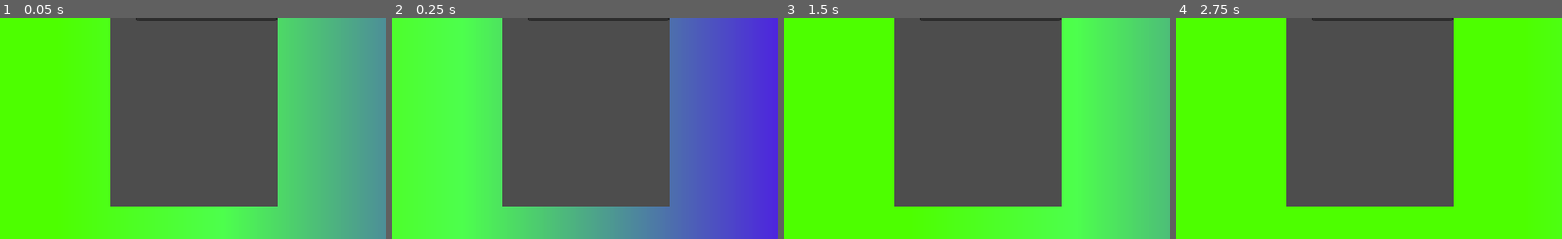
Above: before the commit, frames 1-4 (left to right).
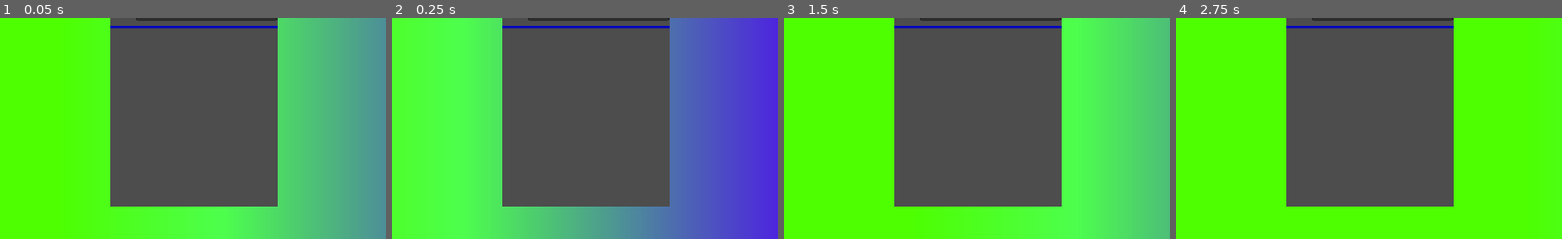
Above: after the commit, the same moments.

Repository: Juju-brz/GDVJ-2
Game: Godot game, scene res://scenes/main.tscn
Same seed, same stepped clock (60 frames per second), same inputs: the game is played once before the commit and once after it. The engine's default icon, where the game draws it, is replaced by a stand-in: a white triangle on a blue panel in a dark square.
Inputs (mouse positions are % of the whole screen's width and height, from its top left):
- Up to frame 1 (0.05 s): no input
- Up to frame 2 (0.25 s): no input
- Up to frame 3 (1.5 s): tap Enter at 0.5 s; move the mouse to (71, 45) at 0.52 s; tap Alt (media_change_mode) at 0.6 s; click (71, 45) at 0.67 s; drag from (29, 55) to (44, 70) at 1.27 s
- Up to frame 4 (2.75 s): move the mouse to (59, 28) at 2.02 s; tap [ (media_front) at 2.1 s; click (59, 28) at 2.17 s
The pictures show only the part of the screen within x 11-61%, y 41-91%; the shares and areas given below are measured in that part.

The runs differ from the first frame. In frame 1, 0.6% of the frame differs, in the area x 28-72%, y 3-5%; in frame 2, 0.6%; in frame 3, 0.6%; in frame 4, 0.6%.

Commit message:
still bug

Diff:
--- a/autoload/Global.gd
+++ b/autoload/Global.gd
@@ -33,9 +33,11 @@
 	COLOR = vec4(color, 1.0);
 }"""
 
+### SIGNALS ###
 signal code_pushed(code)
 signal color_changed(bg_color: Color)
 signal seleted_changed(is_dragging: bool)
 
+
 var mouse_activation : bool = true
 var BPM : String = "120.0"
--- a/scenes/main.tscn
+++ b/scenes/main.tscn
@@ -158,15 +158,24 @@
 alignment = 1
 script = ExtResource("7_tipki")
 
-[node name="test" type="Control" parent="UI/Propeties_Panel/Window/VBoxContainer" unique_id=650267080]
-visible = false
-layout_mode = 2
+[node name="test" type="VBoxContainer" parent="UI/Propeties_Panel/Window/VBoxContainer" unique_id=1831037016]
+visible = false
+layout_mode = 2
+size_flags_vertical = 8
 
 [node name="LineEdit" type="LineEdit" parent="UI/Propeties_Panel/Window/VBoxContainer/test" unique_id=1090233595]
-layout_mode = 0
-offset_right = 68.5
-offset_bottom = 31.0
+layout_mode = 2
 text = "PrOUTE"
+
+[node name="HSeparator" type="HSeparator" parent="UI/Propeties_Panel/Window/VBoxContainer/test" unique_id=1079625869]
+layout_mode = 2
+
+[node name="CheckButton" type="CheckButton" parent="UI/Propeties_Panel/Window/VBoxContainer/test" unique_id=1430896773]
+layout_mode = 2
+text = "LOCK"
+
+[node name="HSeparator3" type="HSeparator" parent="UI/Propeties_Panel/Window/VBoxContainer" unique_id=1373303553]
+layout_mode = 2
 
 [node name="Color_Palette" type="Control" parent="UI" unique_id=726714338 node_paths=PackedStringArray("color_picker")]
 layout_mode = 1
--- a/scripts/media.gd
+++ b/scripts/media.gd
@@ -48,18 +48,20 @@
 				is_selected = true
 				is_dragging = true
 				drag_offset = global_position - get_global_mouse_position()
-				if is_selected:
-					#GLOBAL.emit_signal("draggingON")
-					GLOBAL.seleted_changed.emit(is_dragging)
-
-					print("emit signal is selected")
+				#if is_selected:
+					##GLOBAL.emit_signal("draggingON")
+					#GLOBAL.seleted_changed.emit(is_dragging)
+					#
+					#print("emit signal is selected")
 
 			else:
 				is_selected = false
 		else:
 			is_dragging = false
-			if is_selected == false:
-				GLOBAL.seleted_changed.emit(is_dragging)
+			## TEST ##
+			#if is_selected == false:
+				#GLOBAL.seleted_changed.emit(is_dragging)
+				#print("emit signal is not selected")
 
 	if is_selected:
 		if Input.is_action_just_pressed("media_lock"):
@@ -107,6 +109,11 @@
 			pass
 		else:
 			global_position = get_global_mouse_position() + drag_offset
+
+	if is_selected:
+		send_signal()
+	#else:
+		#send_signal()
 	#sprite.rotation += deg_to_rad(45.0 * delta)
 	#sprite.scale +=  Vector2(sin(0.1 * delta),sin(0.1 * delta))
 
@@ -120,3 +127,16 @@
 
 func _on_color_changed(bg_color: Color) -> void:
 	sprite.material.set_shader_parameter("blend_color", bg_color)
+
+
+## SIGNALS ##
+
+func send_signal():
+	GLOBAL.seleted_changed.emit(is_dragging)
+
+	print("emit signal is selected")
+
+#func send_signal_not_selected():
+	#if is_selected == false:
+		#GLOBAL.seleted_changed.emit(is_dragging)
+		#print("emit signal is not selected")
--- a/scripts/ui.gd
+++ b/scripts/ui.gd
@@ -4,8 +4,9 @@
 @export var color_palette : Window
 @export var code_line : Window
 @export var function : Window
-@export var test : Control
+@export var test : VBoxContainer
 
+var selected_media = false
 
 func _ready():
 	GLOBAL.seleted_changed.connect(_receive_signal)
@@ -22,7 +23,14 @@
 	function.visible = toggled_on
 
 func _receive_signal(selected : bool):
+
+
 	if selected:
+		print("receive signal is selected")
 		test.show()
+		selected_media == true
 	else:
+	#BUG BECAUSE WHEN YOU CLICK NOt ON ZONE NO MEDIA RECIEVE SIGNAL WITHOUT EMIT
+	#BECAUSE selected == false
+		print("receive signal is not selected")
 		test.hide()
Not shown, added: scenes/media.tscn1443522141.tmp
Not shown, added: scenes/media.tscn93697475.tmp
